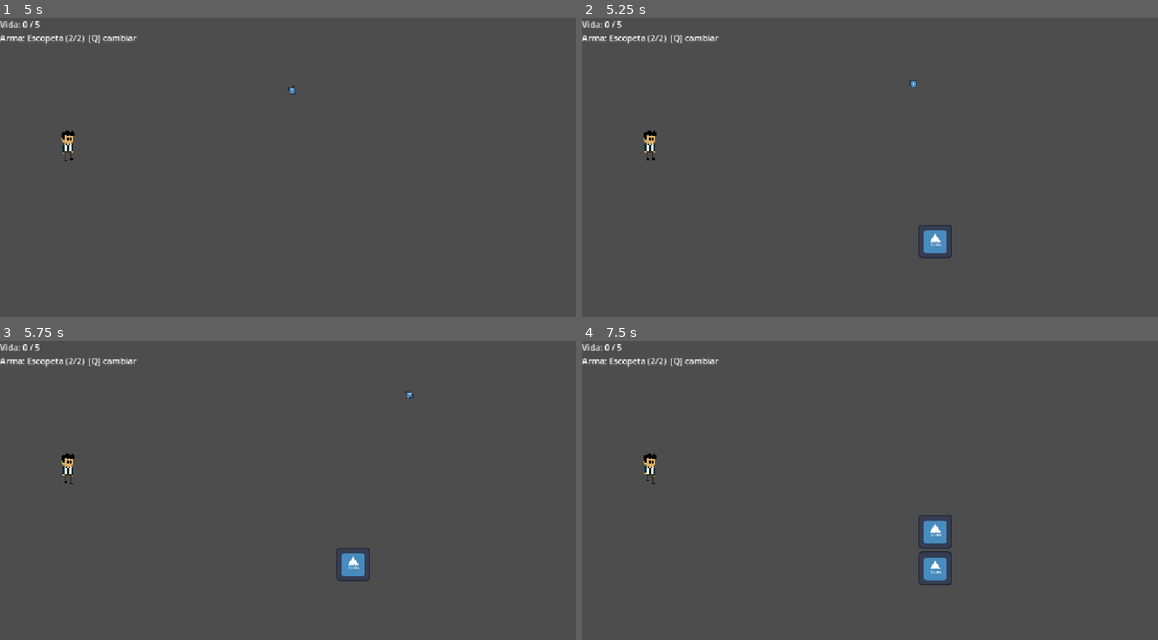
Above: before the commit, frames 1-4 (two rows, left to right).
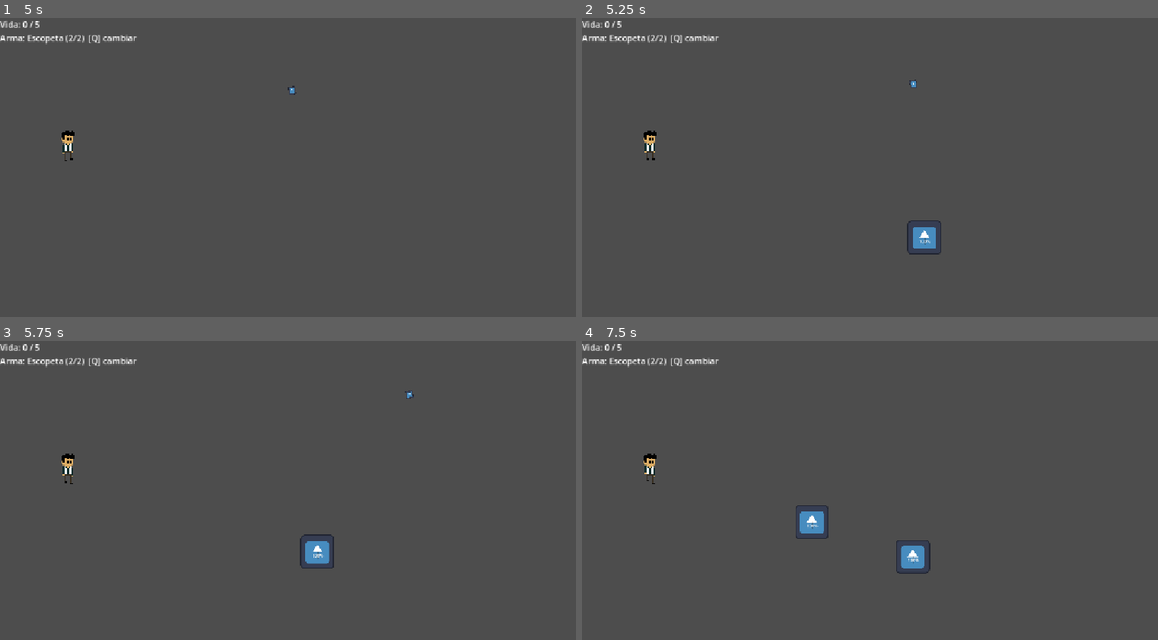
Above: after the commit, the same moments.

Repository: spoloa/Estructuras-De-Datos-2026---II
Game: Godot game, scene res://scenes/Main.tscn
The game is run twice, just before and just after one commit, with the same random seed, the same clock (stepped at 60 frames per second) and the same inputs. The engine's default icon, where the game draws it, is replaced by a stand-in: a white triangle on a blue panel in a dark square.
Inputs (mouse positions are in pixels of both pictures, inside the frame that each line leads up to):
- Up to frame 1 (5 s): tap Enter (ui_accept) at 0.5, 0.77, 1.52, 3.02, 3.77, 4.25, 4.52 s; move the mouse to (276, 257) at 0.52 s; press the mouse at (276, 257) at 0.53 s; hold W (move_up) 0.53-2.03 s; move the mouse to (489, 239) at 1.27 s; release the mouse at (489, 239) at 1.28 s; tap Q (switch_weapon) at 1.35, 2.85, 4.35 s; move the mouse to (120, 137) at 2.02 s; press the mouse at (120, 137) at 2.03 s; hold A (move_left) 2.03-3.53 s; move the mouse to (334, 188) at 2.77 s; release the mouse at (334, 188) at 2.78 s; move the mouse to (213, 104) at 3.52 s; press the mouse at (213, 104) at 3.53 s; hold S (move_down) 3.53-4.28 s; move the mouse to (437, 173) at 4.27 s; release the mouse at (437, 173) at 4.28 s; hold D (move_right) from 4.28 s (still down)
- Up to frame 2 (5.25 s): tap Enter (ui_accept) at 5 s; move the mouse to (766, 206) at 5.02 s; release D (move_right) at 5.03 s; press the mouse at (766, 206) at 5.03 s; hold W (move_up) from 5.03 s (still down)
- Up to frame 3 (5.75 s): keep holding W (move_up)
- Up to frame 4 (7.5 s): move the mouse to (944, 436) at 5.77 s; release W (move_up) at 5.78 s; release the mouse at (944, 436) at 5.78 s; hold D (move_right) from 5.78 s (still down); tap Q (switch_weapon) at 5.85, 7.35 s; tap Enter (ui_accept) at 6.02, 6.77 s; move the mouse to (858, 580) at 6.52 s; press the mouse at (858, 580) at 6.53 s; move the mouse to (1071, 562) at 7.27 s; release the mouse at (1071, 562) at 7.28 s

Frame 1 is identical in both runs. In frame 2, 0.5% of the frame differs, in the area x 56-65%, y 67-81%; in frame 3, 0.8%; in frame 4, 1.5%, in the area x 37-65%, y 54-82%.

Commit message:
Cambio en el funcionamiento de los enemigos

Diff:
--- a/scenes/enemy.tscn
+++ b/scenes/enemy.tscn
@@ -52,7 +52,7 @@
 radius = 70.55838
 
 [sub_resource type="CircleShape2D" id="CircleShape2D_60oq5"]
-radius = 2284.7974
+radius = 731.0953
 
 [node name="Enemigo" type="CharacterBody2D" unique_id=2033281247]
 scale = Vector2(1.1, 1.1)
--- a/scenes/enemy_chaser.tscn
+++ b/scenes/enemy_chaser.tscn
@@ -17,6 +17,7 @@
 [sub_resource type="CircleShape2D" id="CircleShape2D_1bfyb"]
 
 [sub_resource type="CircleShape2D" id="CircleShape2D_60oq5"]
+radius = 92.36031
 
 [sub_resource type="CircleShape2D" id="CircleShape2D_df6aj"]
 
@@ -24,6 +25,8 @@
 collision_layer = 2
 collision_mask = 7
 script = ExtResource("1_x7y0m")
+max_health = 20
+move_speed = 200.0
 
 [node name="AnimatedSprite2D" type="AnimatedSprite2D" parent="." unique_id=774705752]
 sprite_frames = SubResource("SpriteFrames_60oq5")
